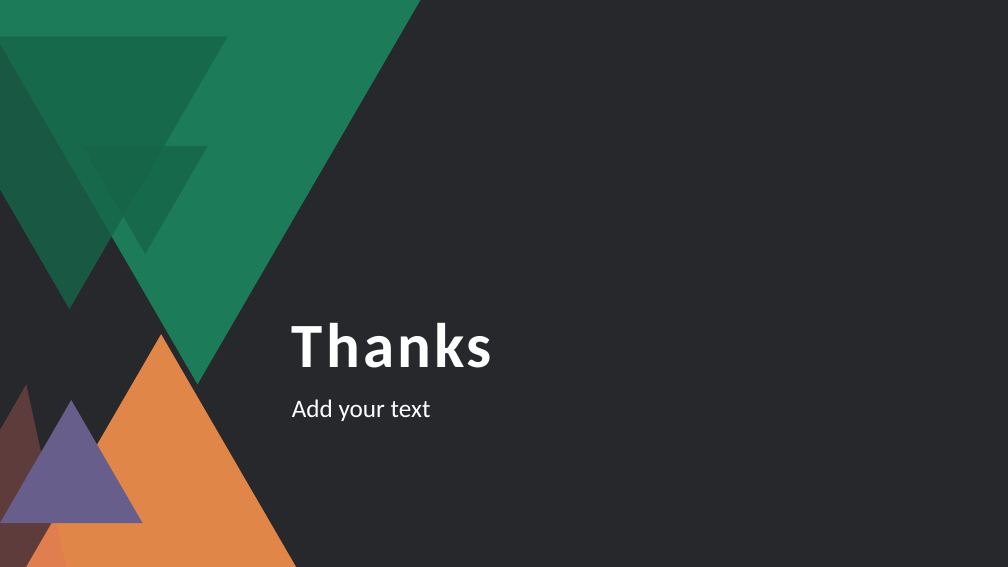
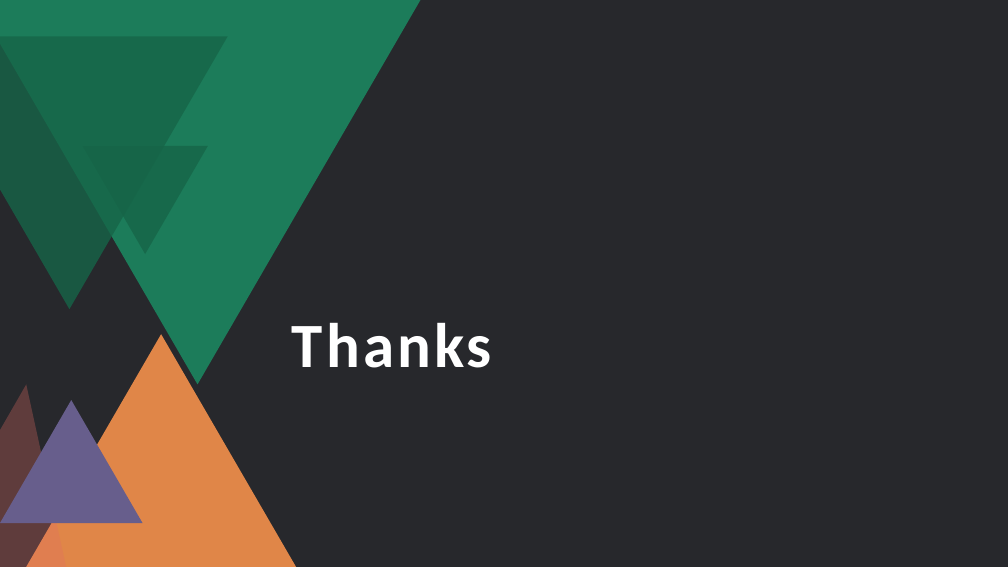
Before and after one commit to nikolasa004/Cybersecurity-Project, a slide deck: slide 13 of Steganography/Steganografija i LSB skrivanje poruka u slikama.pptx (slide 26 before the commit). Drawn at 1008x567 pixels with LibreOffice and Linux fonts; fonts in the diff are those of the drawing. Boxes give left, top, right and bottom in pixels: in the first picture for what was removed or moved away, otherwise in the second. Text is boxed around its words. In the diff, an @@ line names an element or a change of style, - is before the commit and + after.

```diff
--- a/Steganography/Steganografija i LSB skrivanje poruka u slikama.pptx
+++ b/Steganography/Steganografija i LSB skrivanje poruka u slikama.pptx
@@ subtitle removed at (292,399,431,421) @@
-Add your text
```
Also in this commit, not shown: 1 other slide changed, 1 slide added, 14 slides removed.
